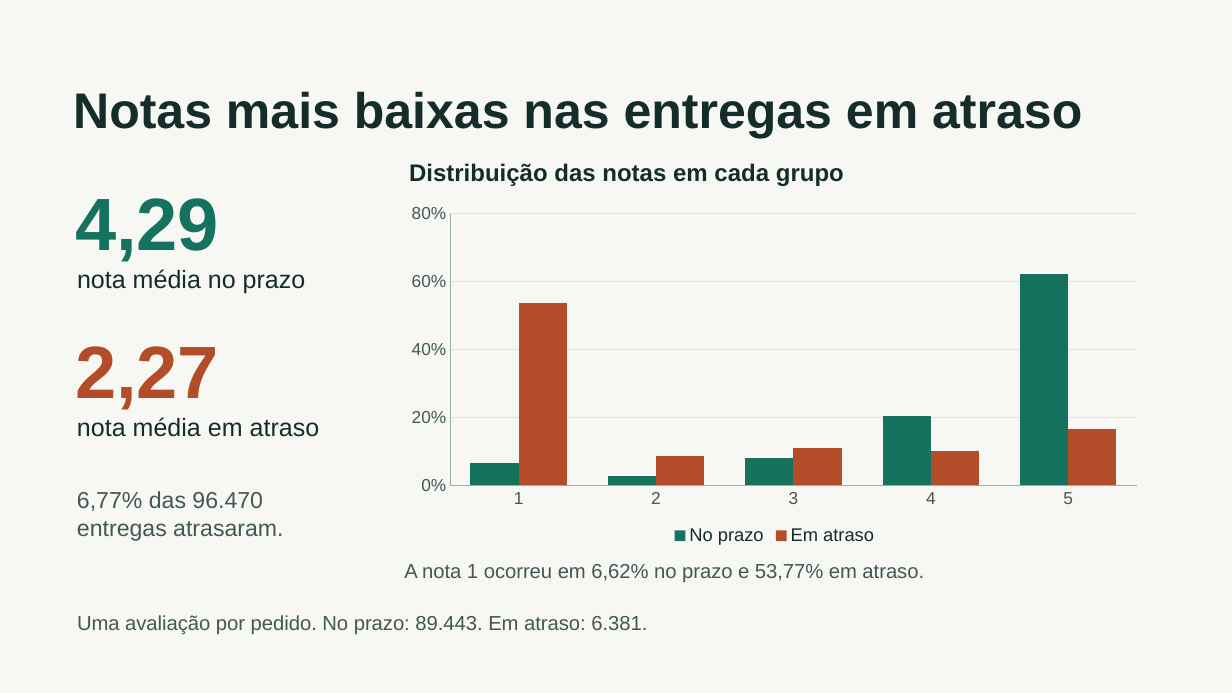
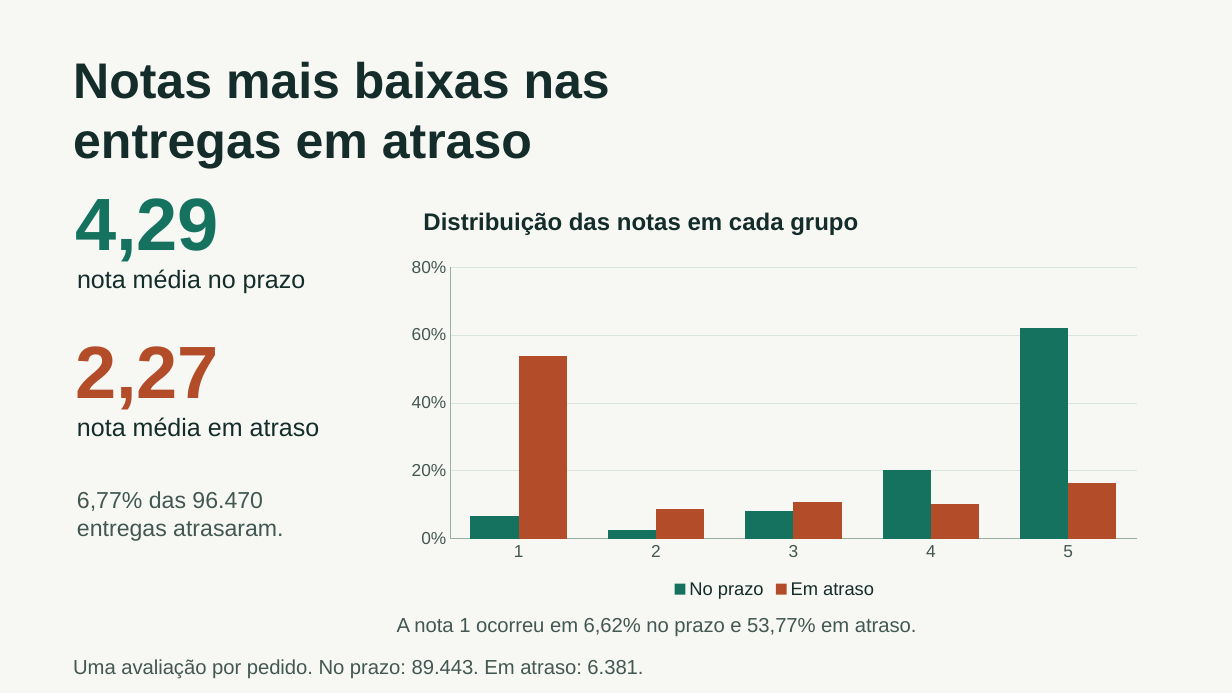
Before and after one commit to nanasensei/ProjetoAplicadoII, a slide deck: slide 3 of entrega_etapa_4/Apresentacao_Etapa_4.pptx. Drawn at 1232x693 pixels with LibreOffice and Linux fonts; fonts in the diff are those of the drawing. Boxes give left, top, right and bottom in pixels: in the first picture for what was removed or moved away, otherwise in the second. Text is boxed around its words. In the diff, an @@ line names an element or a change of style, - is before the commit and + after.

```diff
--- a/entrega_etapa_4/Apresentacao_Etapa_4.pptx
+++ b/entrega_etapa_4/Apresentacao_Etapa_4.pptx
@@ text "Notas mais baixas nas entregas ..." rewrapped from bbox=[73, 91, 1082, 138] to bbox=[73, 61, 610, 169] @@
@@ text "Distribuição das notas em cada ...": place and size @@
-text "Distribuição das notas em cada ..." at bbox=[409, 163, 844, 186]
+text "Distribuição das notas em cada ..." at bbox=[423, 212, 858, 235]
@@ column chart: place and size @@
-column chart at bbox=[396, 198, 1153, 550]
+column chart at bbox=[396, 250, 1153, 603]
@@ text "A nota 1 ocorreu em ...": place and size @@
-text "A nota 1 ocorreu em ..." at bbox=[404, 564, 924, 582]
+text "A nota 1 ocorreu em ..." at bbox=[397, 618, 917, 636]
@@ text "Uma avaliação por pedido. No ...": place and size @@
-text "Uma avaliação por pedido. No ..." at bbox=[77, 615, 647, 635]
+text "Uma avaliação por pedido. No ..." at bbox=[73, 659, 643, 679]
```
Also in this commit, not shown: 5 other slides changed, 1 other file.
